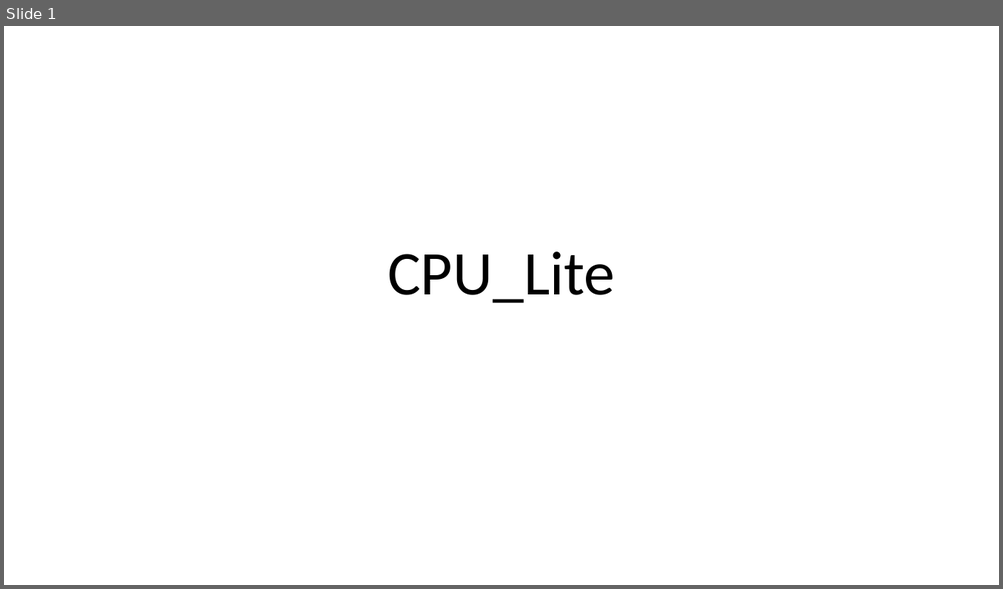
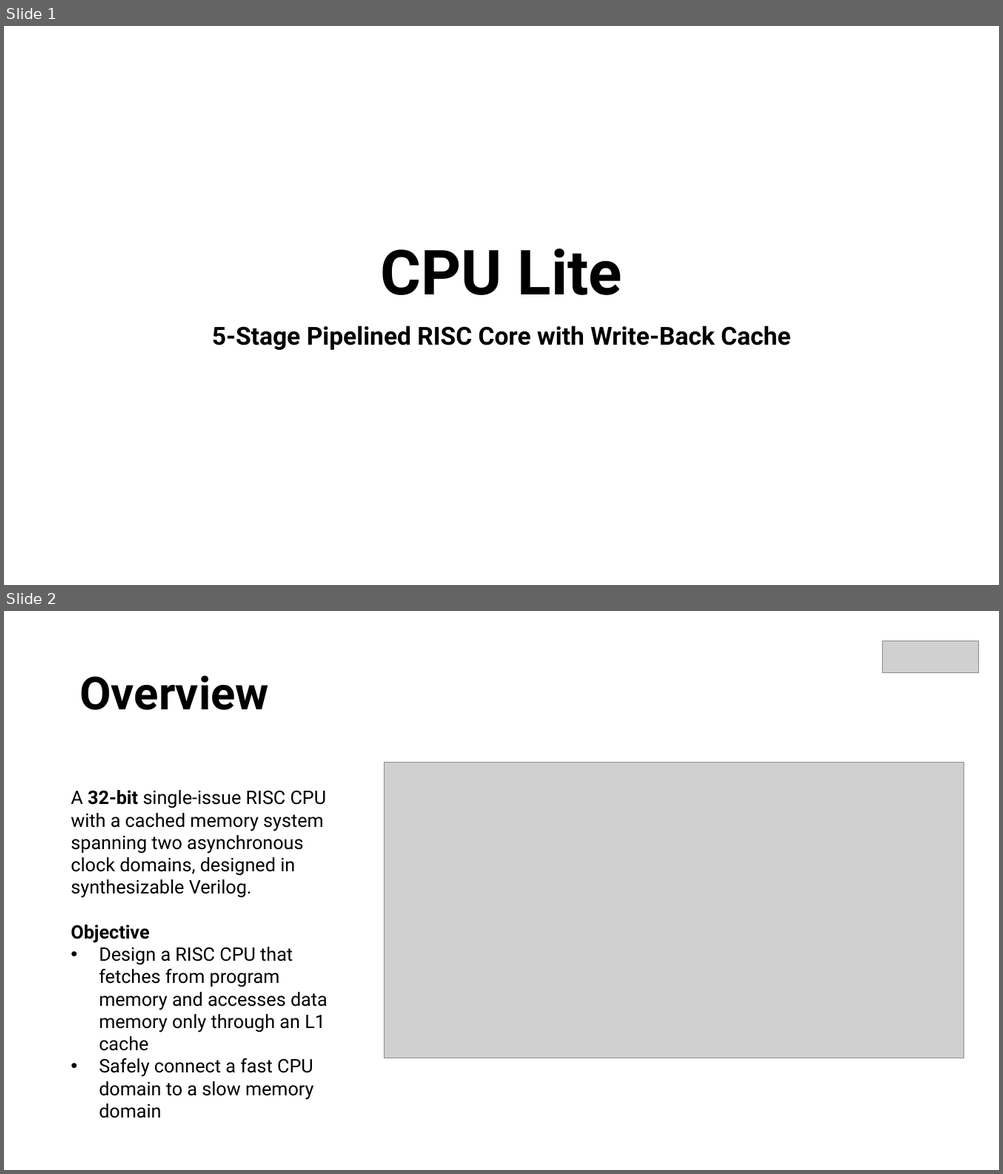
Before and after one commit to Abiram543/Backup, a slide deck: CPU_Lite/CPU_Lite_PPT.pptx. Shown one above the other, each under a label of ours: slide 1 before the commit, slides 1 and 2 after it. The pictures are 1003x589 and 1003x1174 pixels, drawn with LibreOffice and Linux fonts; fonts in the diff are those of the drawing; grey boxes stand for pictures. Boxes give left, top, right and bottom in pixels: in the first picture for what was removed or moved away, otherwise in the second. Text is boxed around its words. In the diff, an @@ line names an element or a change of style, - is before the commit and + after.

```diff
--- a/CPU_Lite/CPU_Lite_PPT.pptx
+++ b/CPU_Lite/CPU_Lite_PPT.pptx
@@ slide 2 added at bbox=[4, 611, 999, 1170], background #FFFFFF @@
@@ picture added at bbox=[882, 641, 979, 673] @@
@@ title added at bbox=[79, 675, 268, 710], 44 pt, text #000000, bold @@
+Overview
@@ picture added at bbox=[384, 763, 964, 1059] @@
@@ text added at bbox=[71, 790, 327, 1119], 18 pt, text #000000 @@
+A 32-bit single-issue RISC CPU with a cached memory system spanning two asynchronous clock domains, designed in synthesizable Verilog.
+Objective
+• Design a RISC CPU that fetches from program memory and accesses data memory only through an L1 cache
+• Safely connect a fast CPU domain to a slow memory domain
@@ slide 1 changed as well @@
@@ title at bbox=[380, 249, 622, 295]: text changed; font Calibri to Roboto; bold on @@
-CPU_Lite
+CPU Lite
@@ subtitle added at bbox=[212, 326, 790, 350], 24 pt, text #000000, bold @@
+5-Stage Pipelined RISC Core with Write-Back Cache
```
Also in this commit, not shown: 2 other slides changed, 10 other slides added, 3 slides removed.
